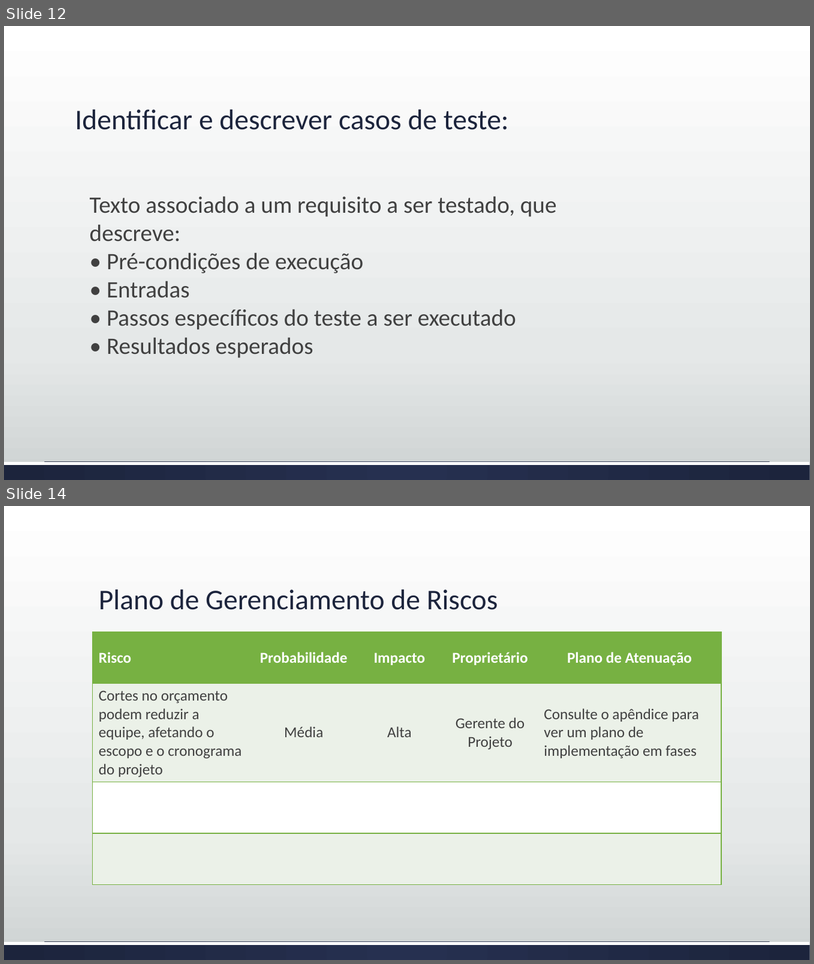
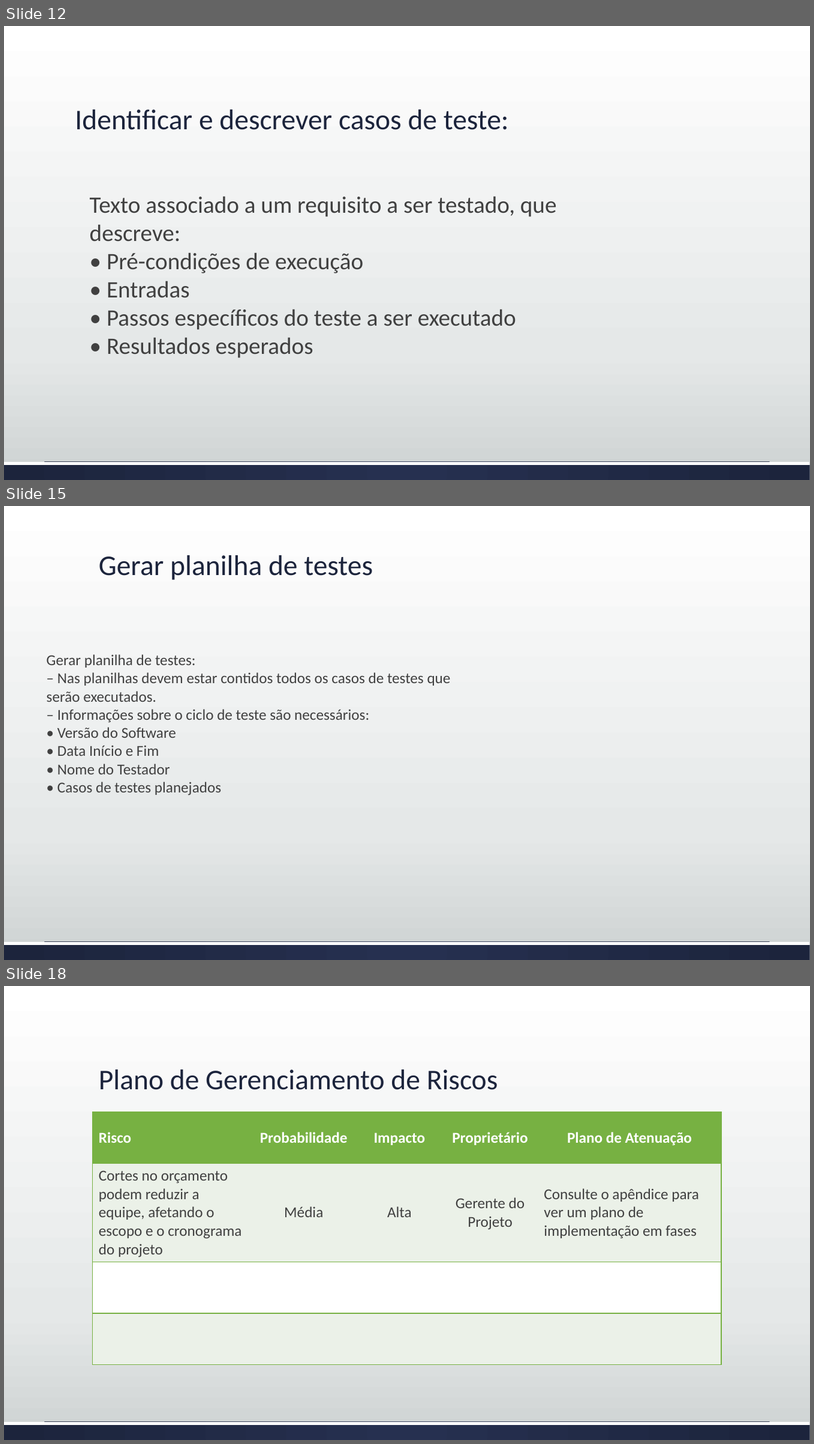
Before and after one commit to josimarpe/SIB, a slide deck: Requisitos/Plano de Projeto 1.pptx. Shown one above the other, each under a label of ours: slides 12 and 14 before the commit, slides 12, 15 and 18 after it; the slides between them are not shown. The pictures are 814x964 and 814x1444 pixels, drawn with LibreOffice and Linux fonts; fonts in the diff are those of the drawing. Boxes give left, top, right and bottom in pixels: in the first picture for what was removed or moved away, otherwise in the second. Text is boxed around its words. In the diff, an @@ line names an element or a change of style, - is before the commit and + after.

```diff
--- a/Requisitos/Plano de Projeto 1.pptx
+++ b/Requisitos/Plano de Projeto 1.pptx
@@ slide 15 added at bbox=[4, 506, 810, 960], background gradient #FFFFFF to #E5E8E8 to #CDD2D2; not listed: 2 template elements that a slide beside it also shows @@
@@ title added at bbox=[99, 555, 373, 580], 34 pt, text #1D243C @@
+Gerar planilha de testes
@@ text added at bbox=[47, 654, 451, 795], 18 pt, text #404040 @@
+Gerar planilha de testes:
+– Nas planilhas devem estar contidos todos os casos de testes que
+serão executados.
+– Informações sobre o ciclo de teste são necessários:
+• Versão do Software
+• Data Início e Fim
+• Nome do Testador
+• Casos de testes planejados
@@ what was slide 14 is now slide 18 @@
```
Also in this commit, not shown: 1 slide changed, 3 other slides added, 1 slide removed.
